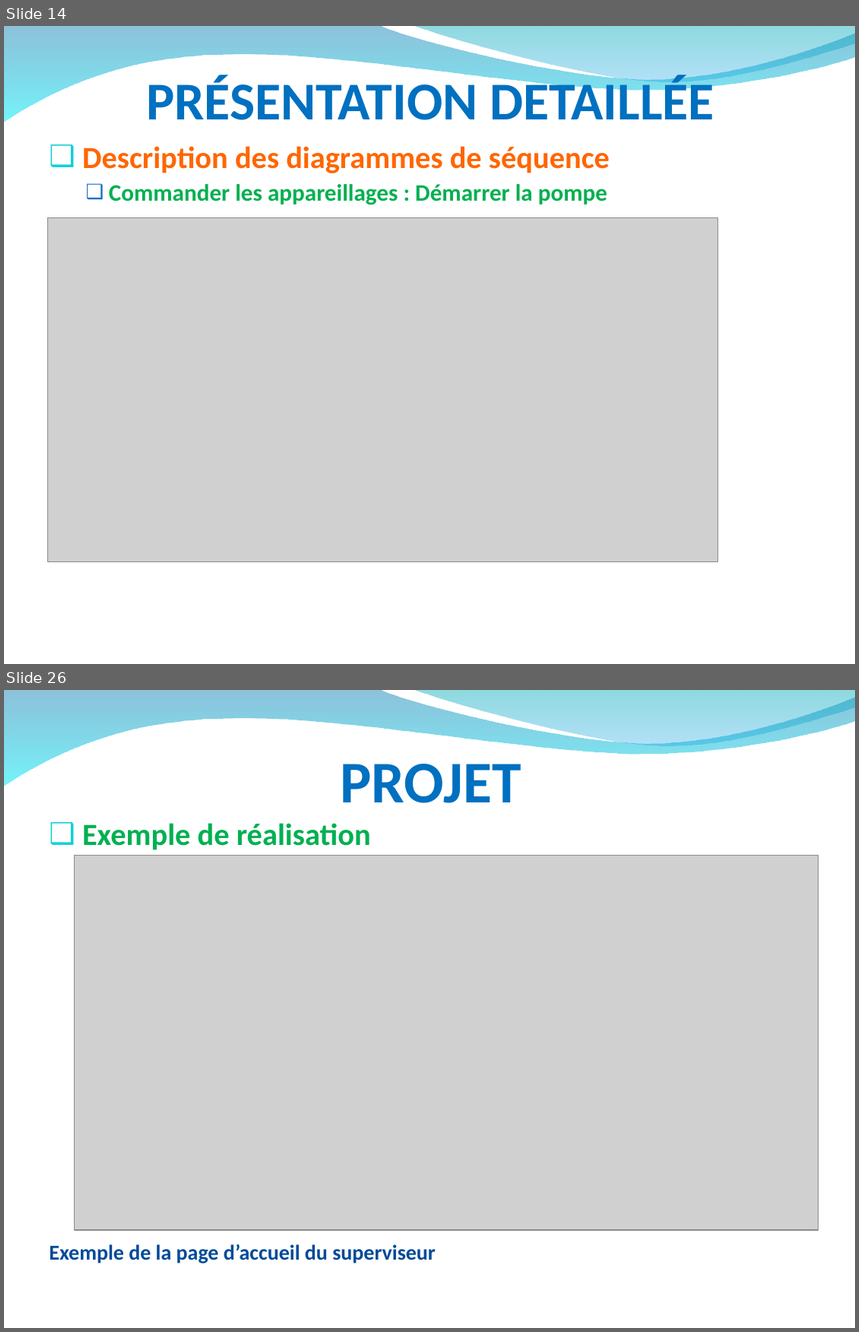
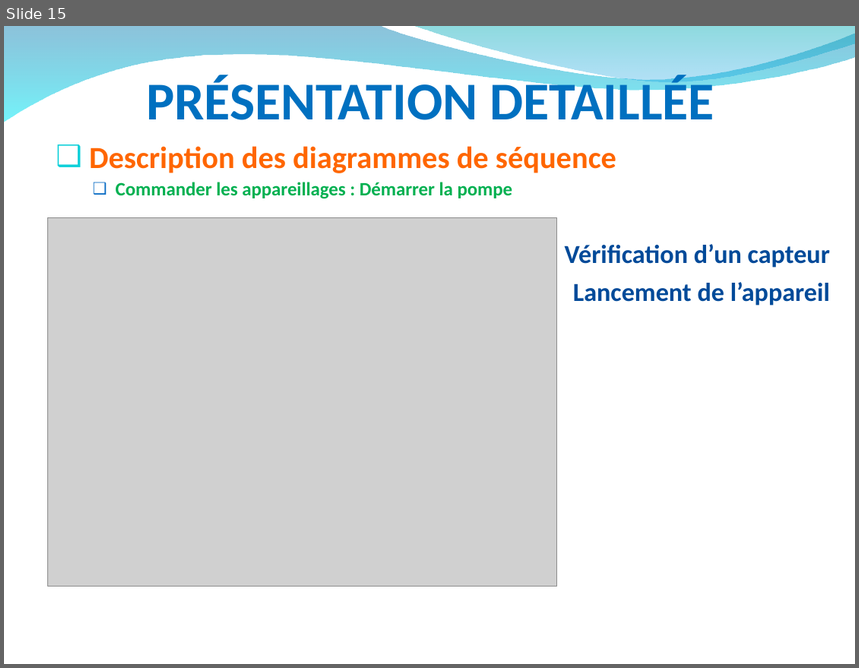
Before and after one commit to hardware/AscenseurPoissons, a slide deck: DOSSIERS A RENDRE/RevueAnalysePPT.ppt. Shown one above the other, each under a label of ours: slides 14 and 26 before the commit, slide 15 after it; the slides between them are not shown. The pictures are 859x1332 and 859x668 pixels, drawn with LibreOffice and Linux fonts; fonts in the diff are those of the drawing; grey boxes stand for pictures; background and template pictures are left out. Boxes give left, top, right and bottom in pixels: in the first picture for what was removed or moved away, otherwise in the second. Text is boxed around its words. In the diff, an @@ line names an element or a change of style, - is before the commit and + after.

```diff
--- a/DOSSIERS A RENDRE/RevueAnalysePPT.ppt
+++ b/DOSSIERS A RENDRE/RevueAnalysePPT.ppt
@@ slide 26 removed at [4, 690, 855, 1328], background picture (left out); not listed: 2 template elements that a slide beside it also shows @@
@@ title removed at [340, 764, 521, 803] @@
-PROJET
@@ text removed at [49, 823, 436, 1264] @@
-❑ Exemple de réalisation
-Exemple de la page d’accueil du superviseur
@@ picture removed at [75, 855, 819, 1230] @@
@@ what was slide 14 is now slide 15 @@
@@ slide 15 changed as well @@
@@ text "Description des diagrammes de séquence": place and size @@
-text "Description des diagrammes de séquence" at [82, 146, 610, 205]
+text "Description des diagrammes de séquence" at [89, 146, 830, 306]
@@ text at [116, 182, 513, 199]: size 20 to 16 pt in "Commander les appareillages : Démarrer la pompe"; less space between paragraphs @@
@@ picture: place and size @@
-picture at [47, 218, 718, 561]
+picture at [47, 218, 557, 586]
@@ text at [565, 244, 830, 306]: paragraphs added @@
+Vérification d’un capteur
+Lancement de l’appareil
```
Also in this commit, not shown: 8 other slides changed, 10 slides added, 12 other slides removed.
